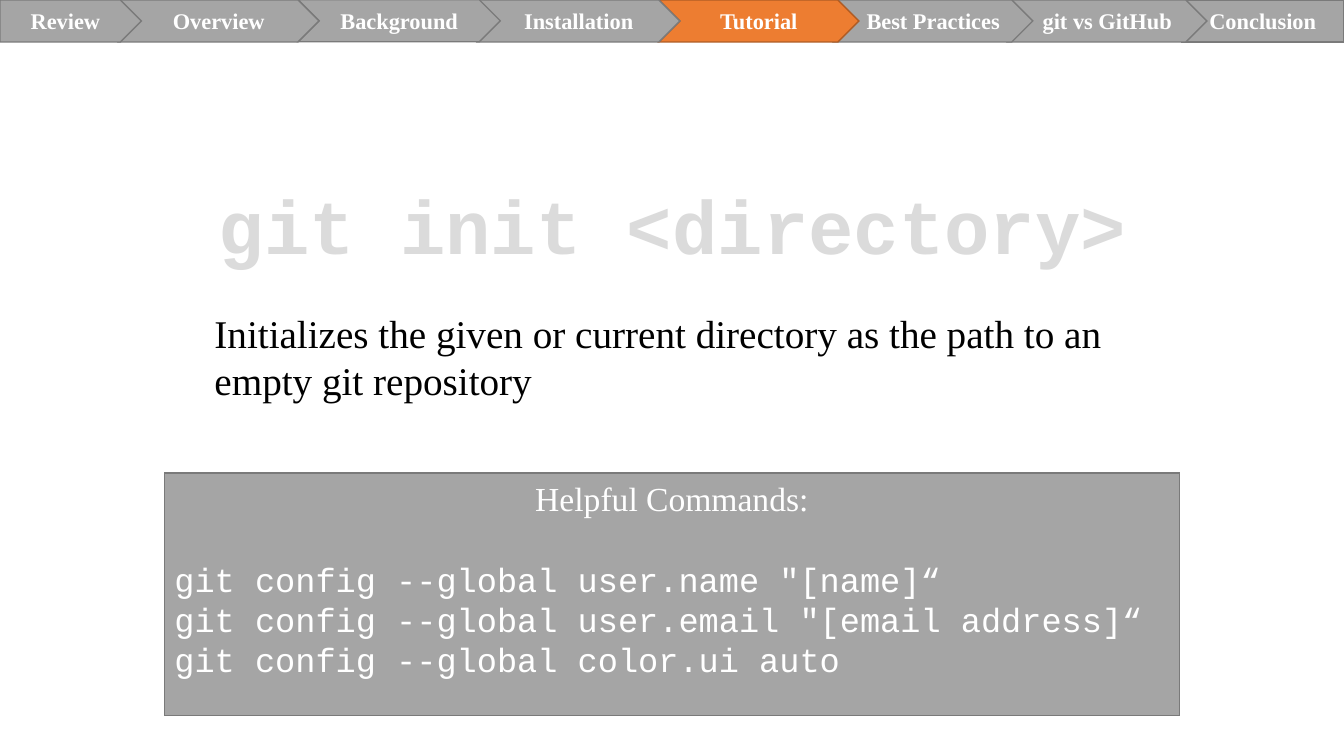
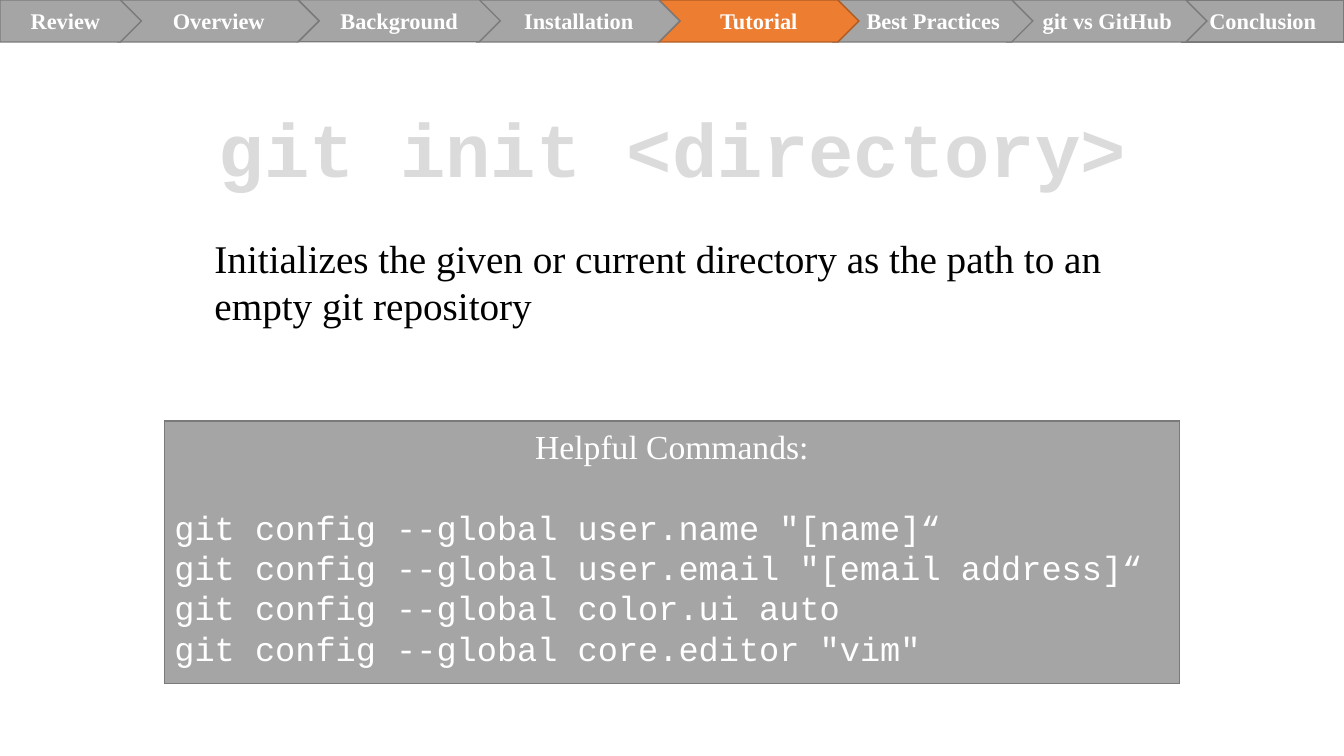
Before and after one commit to betteridiot/b575f18, a slide deck: slide 20 of Git_tutorial.pptx (slide 19 before the commit). Drawn at 1344x756 pixels with LibreOffice and Linux fonts; fonts in the diff are those of the drawing. Boxes give left, top, right and bottom in pixels: in the first picture for what was removed or moved away, otherwise in the second. Text is boxed around its words. In the diff, an @@ line names an element or a change of style, - is before the commit and + after.

```diff
--- a/Git_tutorial.pptx
+++ b/Git_tutorial.pptx
@@ text "git init <directory>": place and size @@
-text "git init <directory>" at [219,192,1126,278]
+text "git init <directory>" at [219,115,1126,201]
@@ text "Initializes the given or current ...": place and size @@
-text "Initializes the given or current ..." at [214,320,1101,403]
+text "Initializes the given or current ..." at [214,245,1101,328]
@@ rectangle "Helpful Commands:": place and size @@
-rectangle "Helpful Commands:" at [164,473,1180,715]
+rectangle "Helpful Commands:" at [164,421,1180,684]
@@ text in rectangle at [174,637,921,668]: paragraph added @@
+git config --global core.editor "vim"
```
Also in this commit, not shown: 2 other slides changed, 1 slide added, 1 other file.
